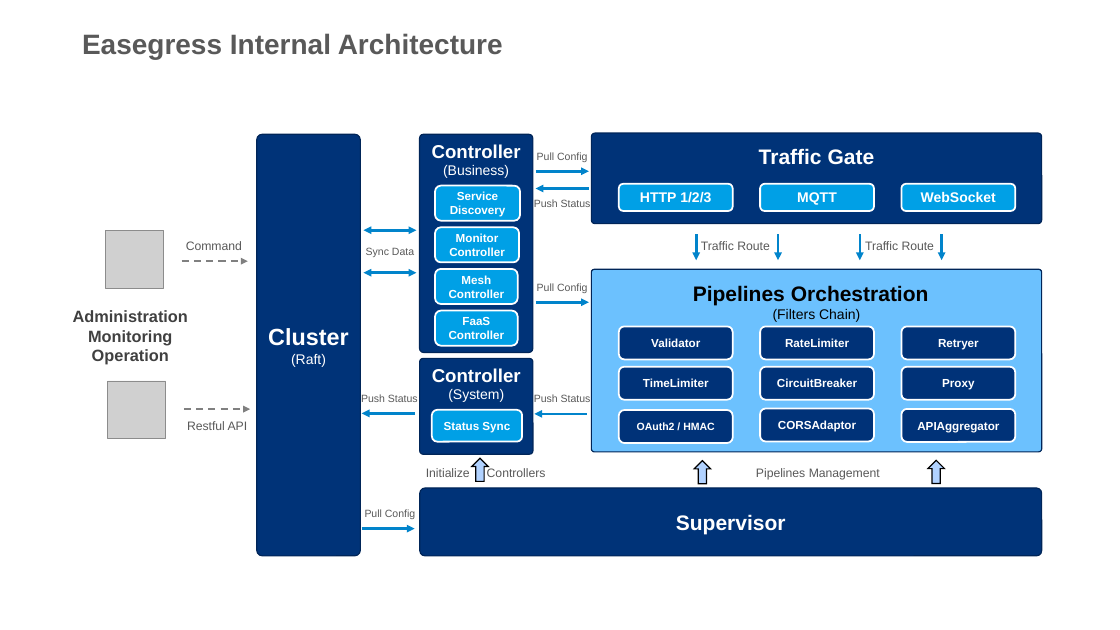
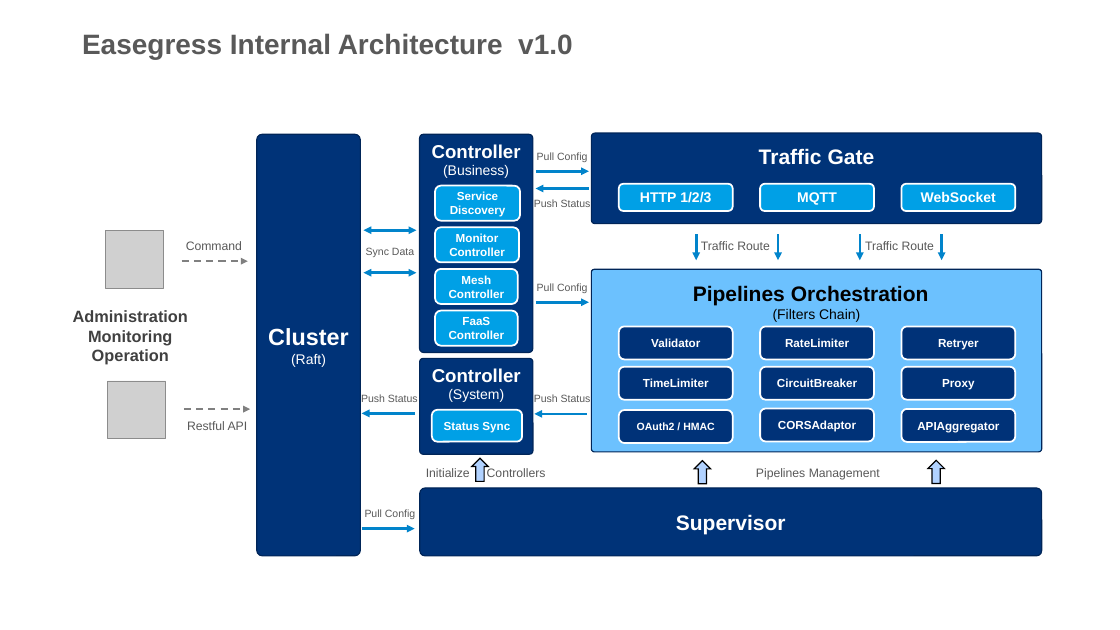
Before and after one commit to megaease/easemesh, a slide deck: slide 4 of docs/architecture.pptx. Drawn at 1120x630 pixels with LibreOffice and Linux fonts; fonts in the diff are those of the drawing; grey boxes stand for pictures. Boxes give left, top, right and bottom in pixels: in the first picture for what was removed or moved away, otherwise in the second. Text is boxed around its words. In the diff, an @@ line names an element or a change of style, - is before the commit and + after.

Commit message:
update the easegress architecture diagram

```diff
--- a/docs/architecture.pptx
+++ b/docs/architecture.pptx
@@ text at [82,33,572,59]: text changed @@
-Easegress Internal Architecture
+Easegress Internal Architecture v1.0
```
Also in this commit, not shown: 2 slides added.
